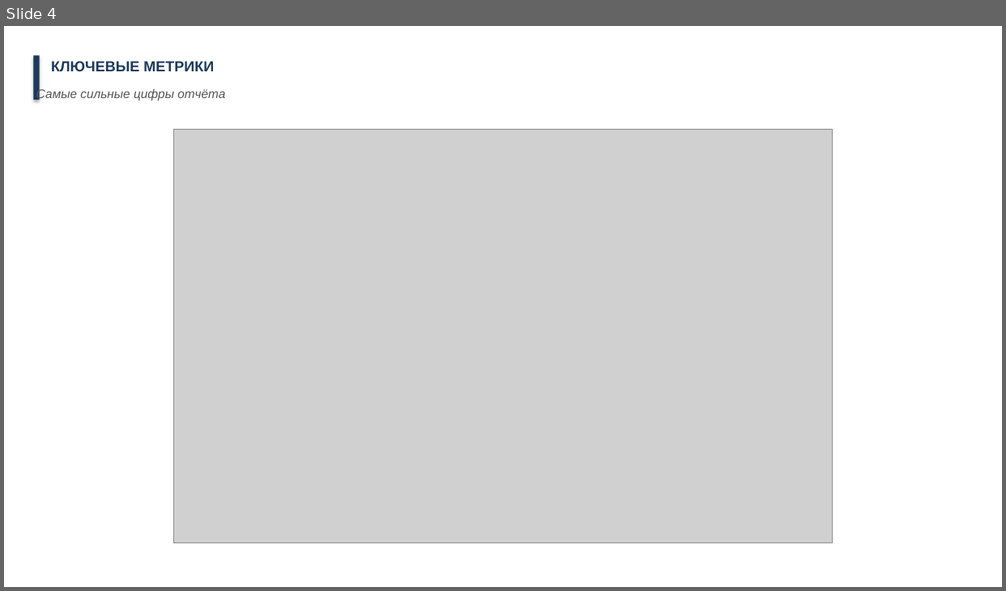
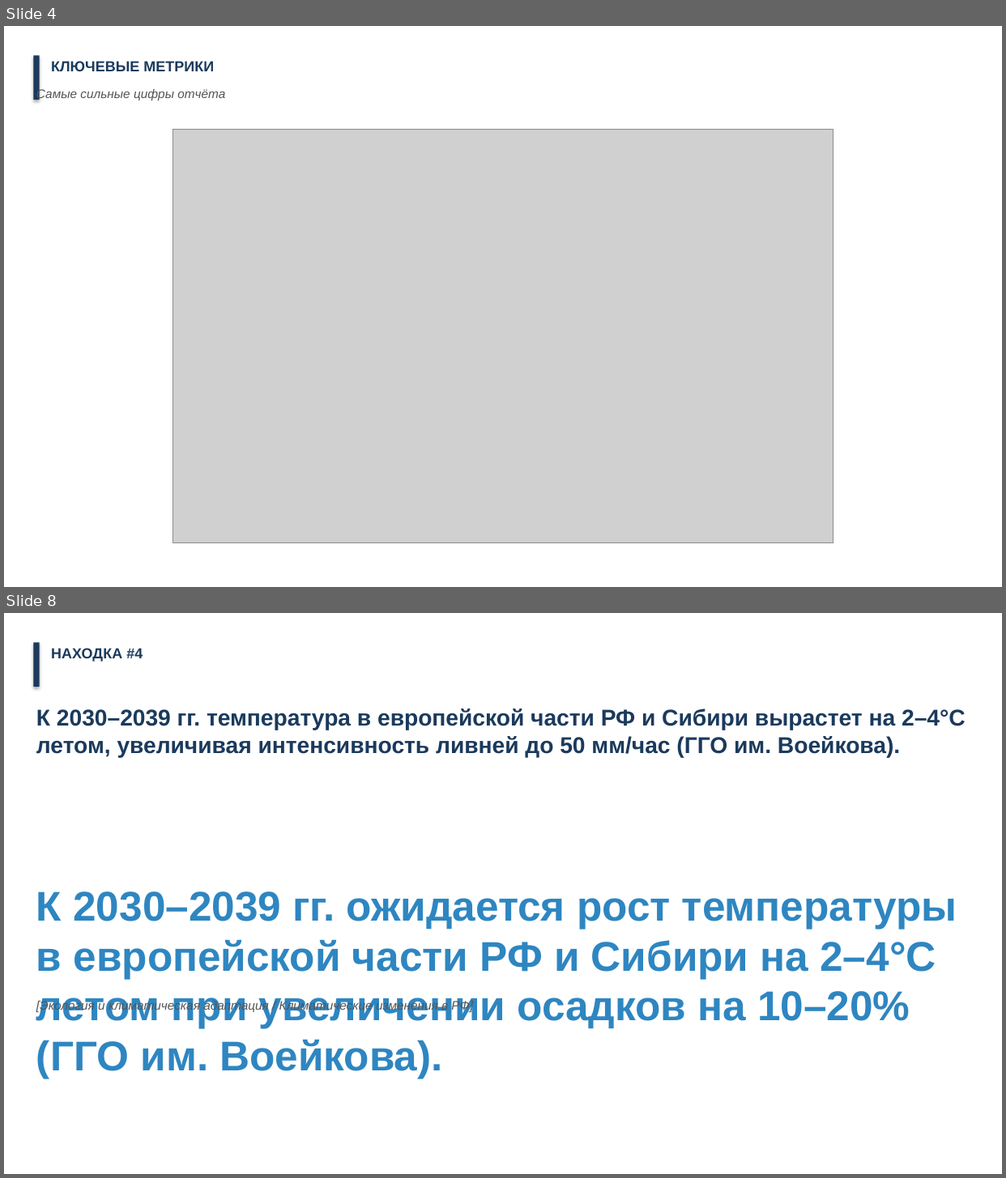
Before and after one commit to druzhkin/smart-report, a slide deck: reports/20260415-world-trends-housing.pptx. Shown one above the other, each under a label of ours: slide 4 before the commit, slides 4 and 8 after it; the slides between them are not shown. The pictures are 1006x591 and 1006x1178 pixels, drawn with LibreOffice and Linux fonts; fonts in the diff are those of the drawing; grey boxes stand for pictures. Boxes give left, top, right and bottom in pixels: in the first picture for what was removed or moved away, otherwise in the second. Text is boxed around its words. In the diff, an @@ line names an element or a change of style, - is before the commit and + after.

```diff
--- a/reports/20260415-world-trends-housing.pptx
+++ b/reports/20260415-world-trends-housing.pptx
@@ slide 8 added at bbox=[4, 613, 1002, 1174], background #FFFFFF @@
@@ rectangle added at bbox=[33, 642, 39, 687], fill #1B3A5C @@
@@ text added at bbox=[51, 648, 143, 662], 14 pt, text #1B3A5C, bold @@
+НАХОДКА #4
@@ text added at bbox=[36, 709, 965, 757], 22 pt, text #1B3A5C, bold @@
+К 2030–2039 гг. температура в европейской части РФ и Сибири вырастет на 2–4°C летом, увеличивая интенсивность ливней до 50 мм/час (ГГО им. Воейкова).
@@ text added at bbox=[36, 892, 957, 1079], 40 pt, text #2E86C1, bold @@
+К 2030–2039 гг. ожидается рост температуры в европейской части РФ и Сибири на 2–4°C летом при увеличении осадков на 10–20% (ГГО им. Воейкова).
@@ text added at bbox=[36, 999, 473, 1012], 12 pt, text #555555, italic @@
+[Экология и климатическая адаптация / Климатические изменения в РФ]
```
Also in this commit, not shown: 3 slides changed, 8 other slides added, 1 slide removed, 9 other files.
